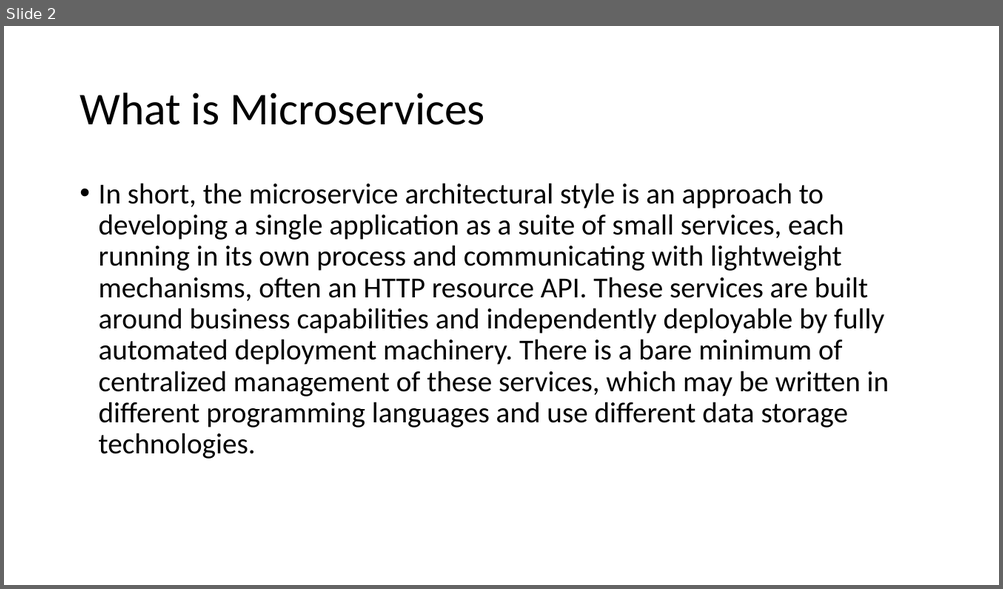
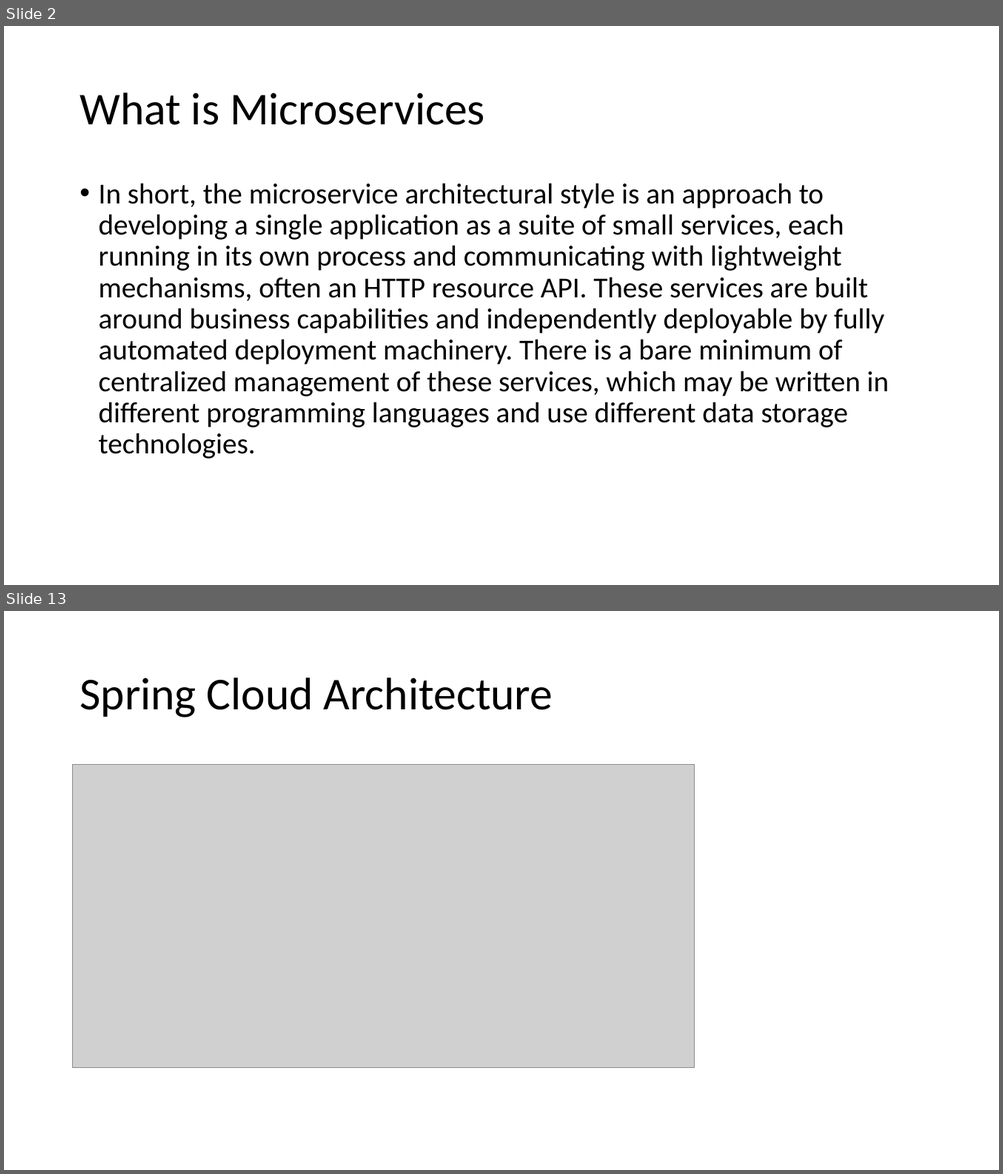
Before and after one commit to jungle0127/springcloudstudy, a slide deck: docs/microservices.pptx. Shown one above the other, each under a label of ours: slide 2 before the commit, slides 2 and 13 after it; the slides between them are not shown. The pictures are 1003x589 and 1003x1174 pixels, drawn with LibreOffice and Linux fonts; fonts in the diff are those of the drawing; grey boxes stand for pictures. Boxes give left, top, right and bottom in pixels: in the first picture for what was removed or moved away, otherwise in the second. Text is boxed around its words. In the diff, an @@ line names an element or a change of style, - is before the commit and + after.

```diff
--- a/docs/microservices.pptx
+++ b/docs/microservices.pptx
@@ slide 13 added at bbox=[4, 611, 999, 1170], background #FFFFFF @@
@@ title added at bbox=[79, 678, 552, 718], 44 pt, text #000000 @@
+Spring Cloud Architecture
@@ picture added at bbox=[73, 765, 694, 1068] @@
```
Also in this commit, not shown: 1 slide changed, 15 other slides added, 2 other files.
